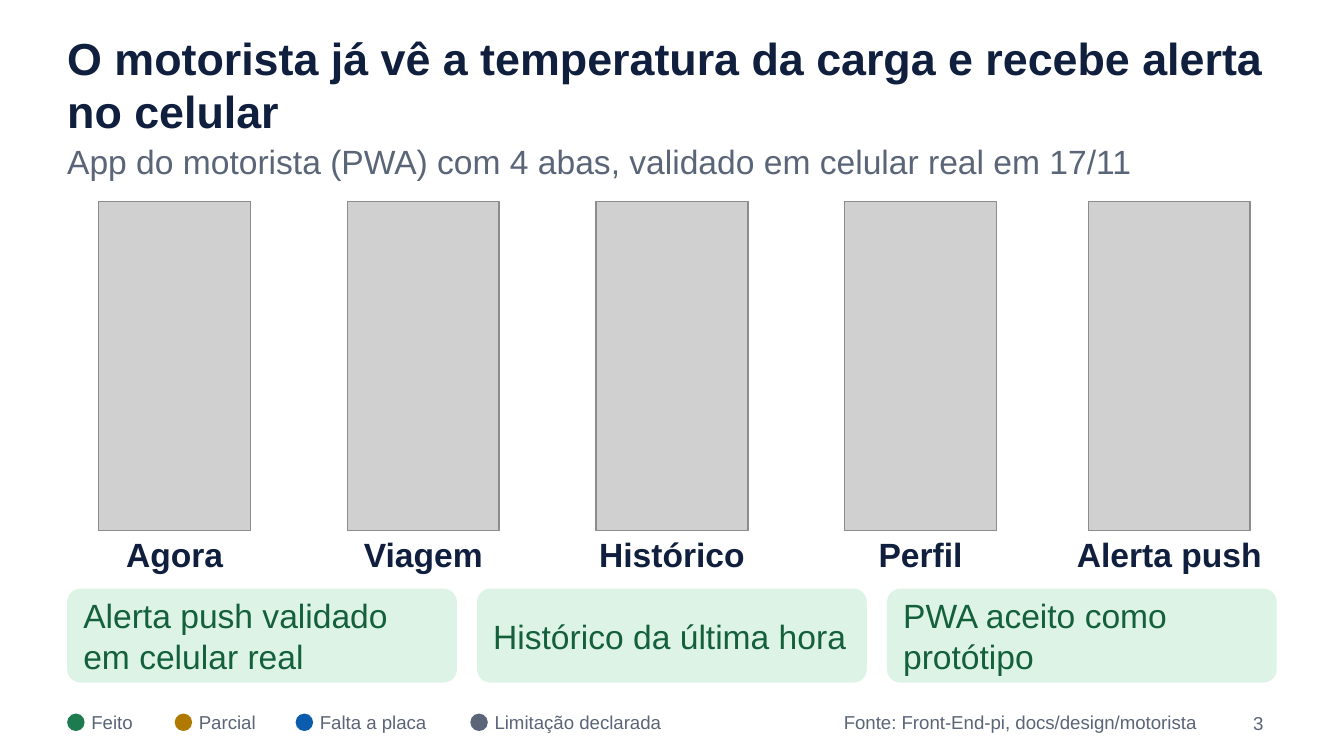
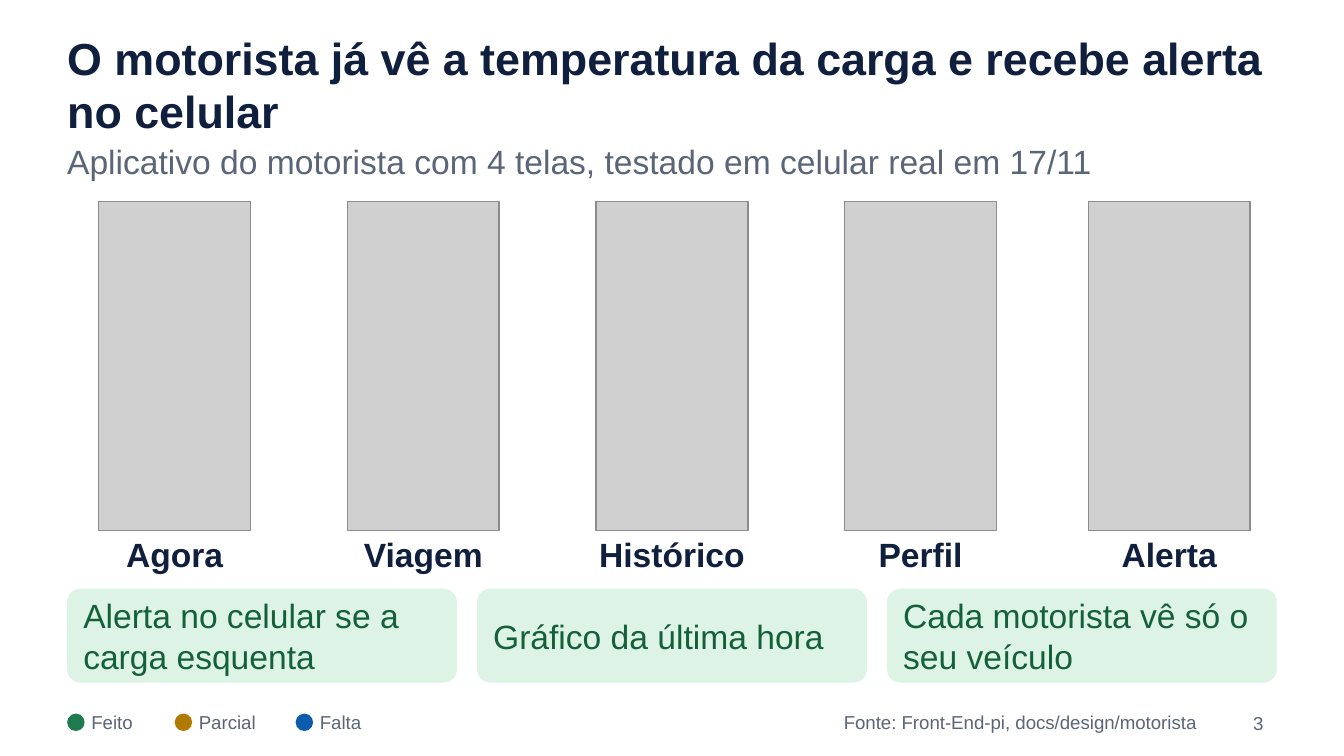
Before and after one commit to mbalbuquerque/projeto-integrador-4-periodo, a slide deck: slide 3 of docs/entrega/apresentacao-23-11.pptx. Drawn at 1344x756 pixels with LibreOffice and Linux fonts; fonts in the diff are those of the drawing; grey boxes stand for pictures. Boxes give left, top, right and bottom in pixels: in the first picture for what was removed or moved away, otherwise in the second. Text is boxed around its words. In the diff, an @@ line names an element or a change of style, - is before the commit and + after.

```diff
--- a/docs/entrega/apresentacao-23-11.pptx
+++ b/docs/entrega/apresentacao-23-11.pptx
@@ text at [67, 149, 1092, 180]: text changed @@
-App do motorista (PWA) com 4 abas, validado em celular real em 17/11
+Aplicativo do motorista com 4 telas, testado em celular real em 17/11
@@ text at [1122, 542, 1217, 568]: text changed @@
-Alerta push
+Alerta
@@ text at [83, 603, 399, 675]: text changed @@
-Alerta push validado em celular real
+Alerta no celular se a carga esquenta
@@ text at [493, 624, 823, 650]: text changed @@
-Histórico da última hora
+Gráfico da última hora
@@ text at [903, 603, 1249, 670]: text changed @@
-PWA aceito como protótipo
+Cada motorista vê só o seu veículo
@@ text at [320, 715, 361, 729]: text changed @@
-Falta a placa
+Falta
@@ rounded rectangle removed at [470, 714, 488, 731] @@
@@ text removed at [495, 715, 661, 733] @@
-Limitação declarada
```
Also in this commit, not shown: 7 other slides changed, 3 other files.
